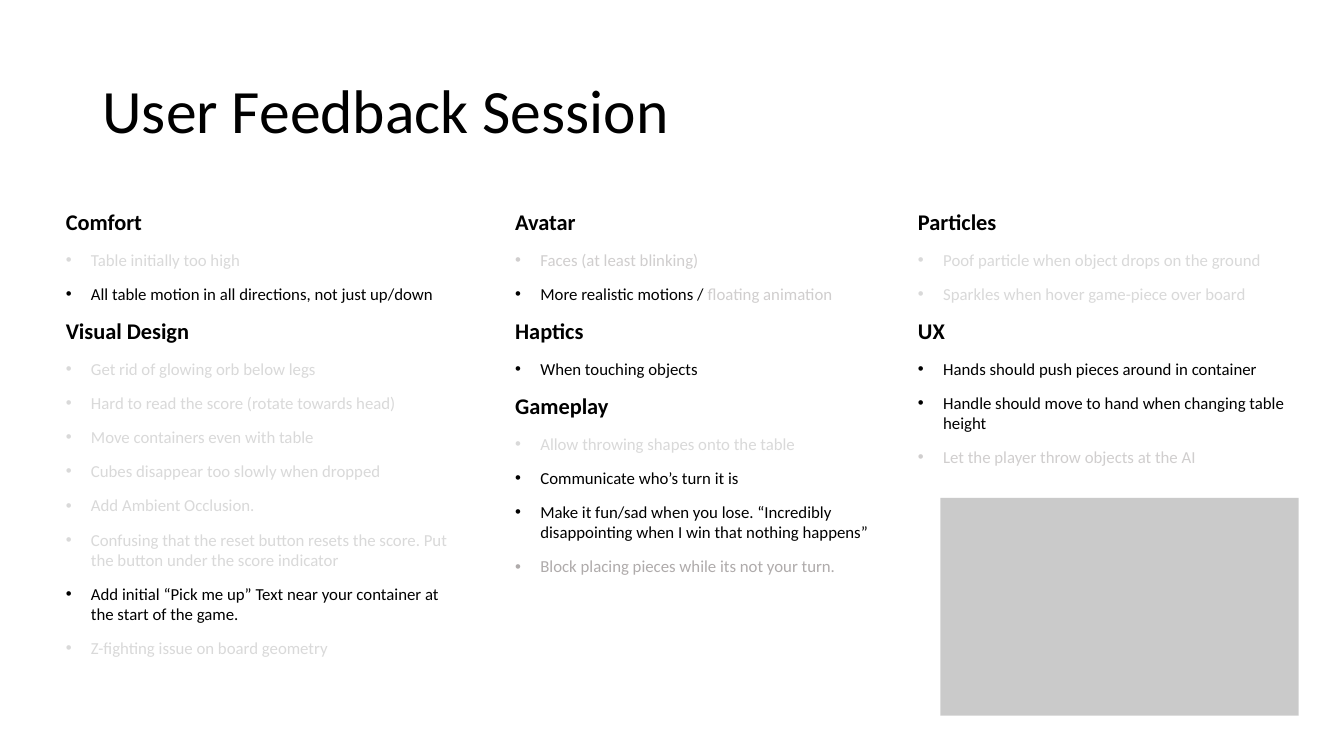
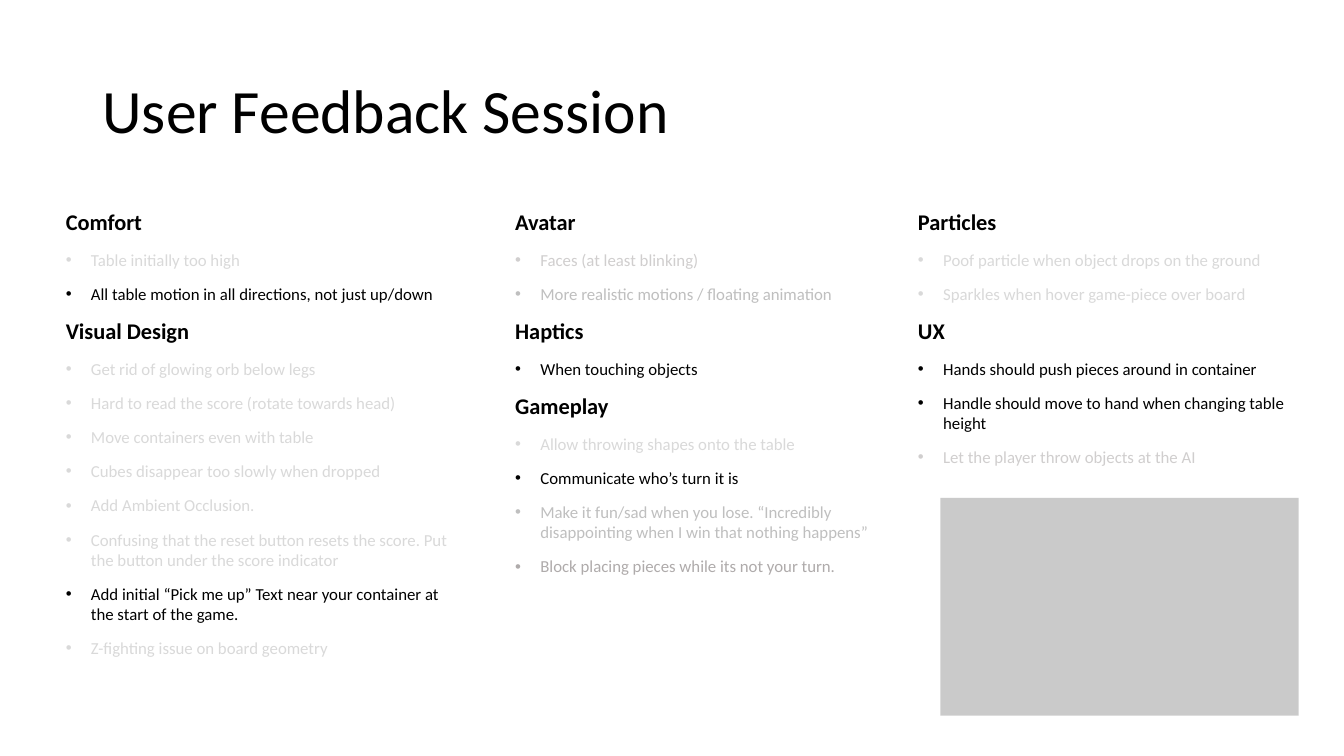
Before and after one commit to Benboesel/TicTacToe, a slide deck: slide 3 of Process/TicTacToe_Process.pptx. Drawn at 1344x756 pixels with LibreOffice and Linux fonts; fonts in the diff are those of the drawing. Boxes give left, top, right and bottom in pixels: in the first picture for what was removed or moved away, otherwise in the second. Text is boxed around its words. In the diff, an @@ line names an element or a change of style, - is before the commit and + after.

```diff
--- a/Process/TicTacToe_Process.pptx
+++ b/Process/TicTacToe_Process.pptx
@@ text at [540,289,868,541]: text colour #000000 to #BFBFBF in "More realistic motions /", "Make it fun/sad when you lose. “Incredibly ..."; text colour #D0CECE to #BFBFBF in "floating animation" @@
```
Also in this commit, not shown: 8 other files.
